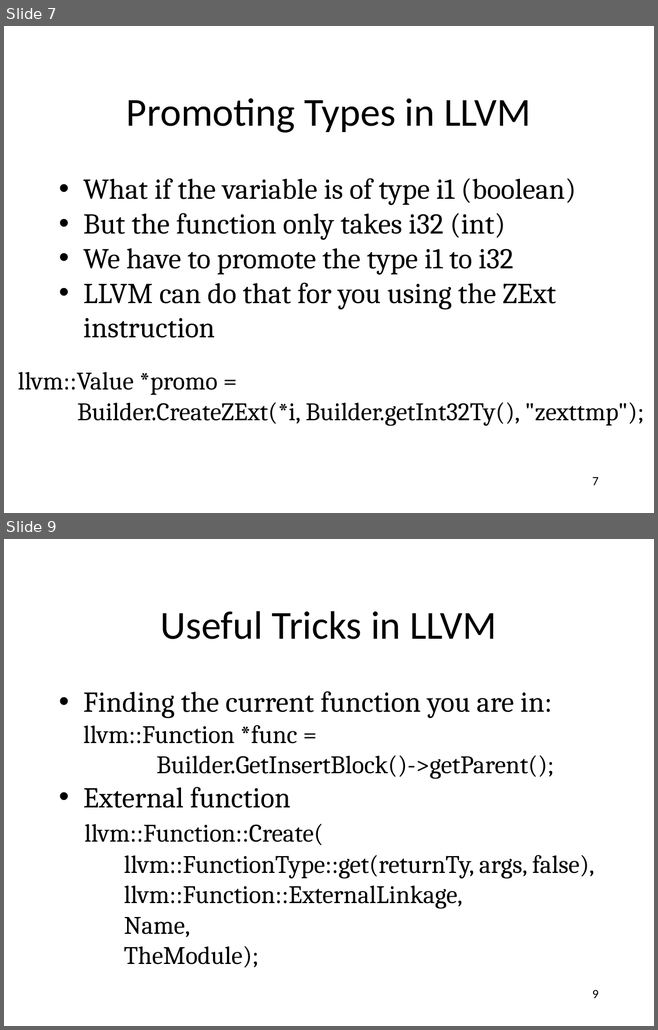
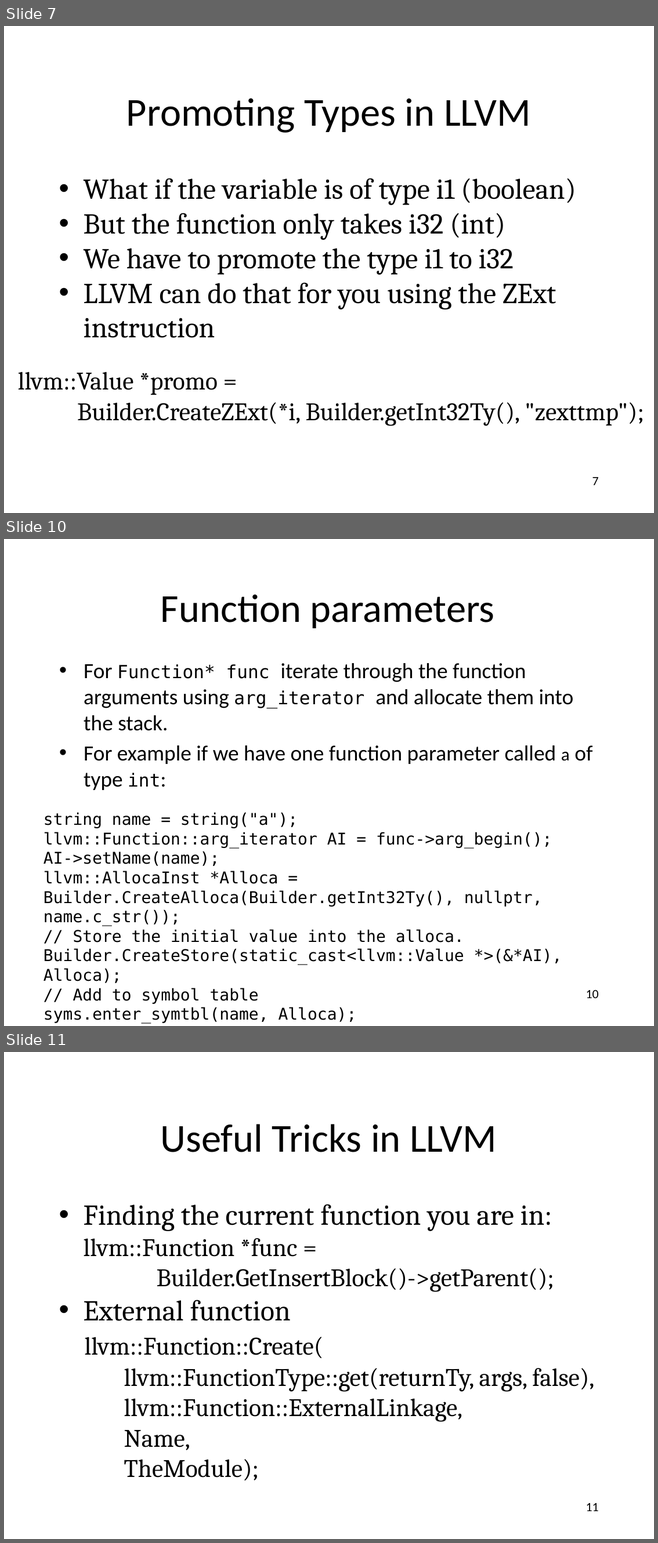
Before and after one commit to anoopsarkar/compilers-class, a slide deck: assets/ppt/codegen/decafLLVM.pptx. Shown one above the other, each under a label of ours: slides 7 and 9 before the commit, slides 7, 10 and 11 after it; the slides between them are not shown. The pictures are 658x1030 and 658x1543 pixels, drawn with LibreOffice and Linux fonts; fonts in the diff are those of the drawing. Boxes give left, top, right and bottom in pixels: in the first picture for what was removed or moved away, otherwise in the second. Text is boxed around its words. In the diff, an @@ line names an element or a change of style, - is before the commit and + after.

Commit message:
more llvm help

```diff
--- a/assets/ppt/codegen/decafLLVM.pptx
+++ b/assets/ppt/codegen/decafLLVM.pptx
@@ slide 10 added at (4,539,654,1026), background #FFFFFF @@
@@ title added at (161,594,495,628), 44 pt, text #000000 @@
+Function parameters
@@ text added at (83,663,592,790), 24 pt, text #000000 @@
+• For Function* func iterate through the function arguments using arg_iterator and allocate them into the stack.
+• For example if we have one function parameter called a of type int:
@@ text added at (43,812,562,1004), 18 pt, text #000000 @@
+string name = string("a");
+llvm::Function::arg_iterator AI = func->arg_begin();
+AI->setName(name);
+llvm::AllocaInst *Alloca = Builder.CreateAlloca(Builder.getInt32Ty(), nullptr, name.c_str());
+// Store the initial value into the alloca.
+Builder.CreateStore(static_cast<llvm::Value *>(&*AI), Alloca);
+// Add to symbol table
+syms.enter_symtbl(name, Alloca);
@@ page number added at (586,990,598,998), 14 pt, text #000000 @@
+10
@@ what was slide 9 is now slide 11 @@
@@ page number at (586,1503,598,1511): text changed @@
-9
+11
```
Also in this commit, not shown: 1 slide changed, 1 other slide added, 1 other file.
